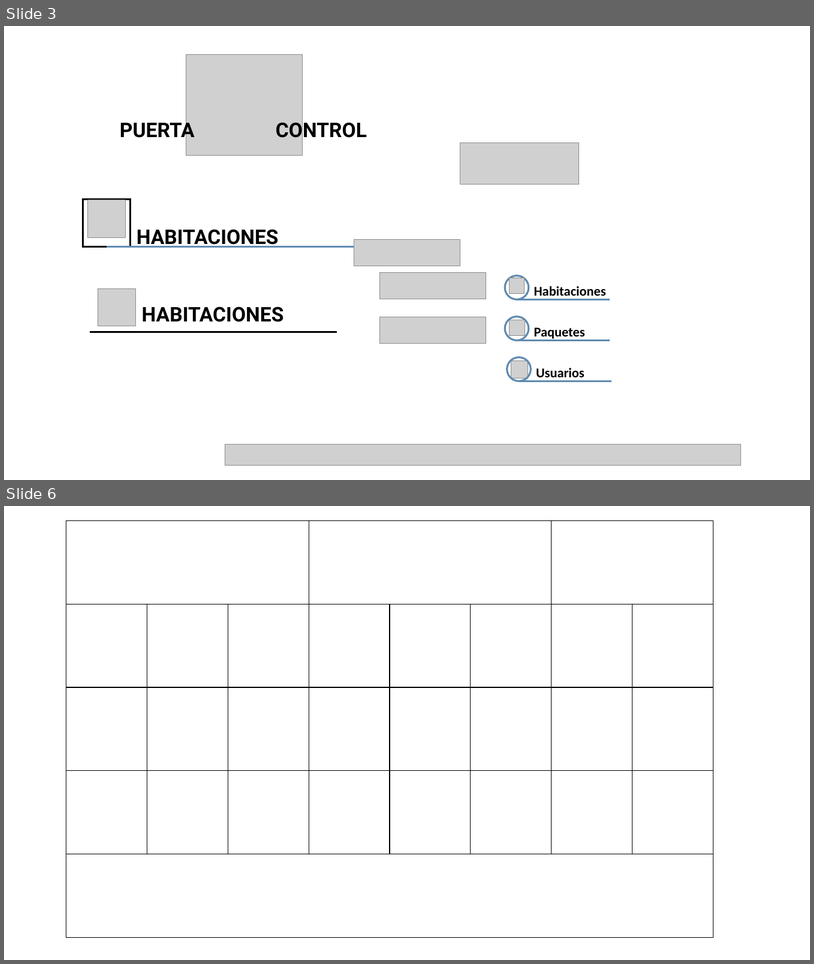
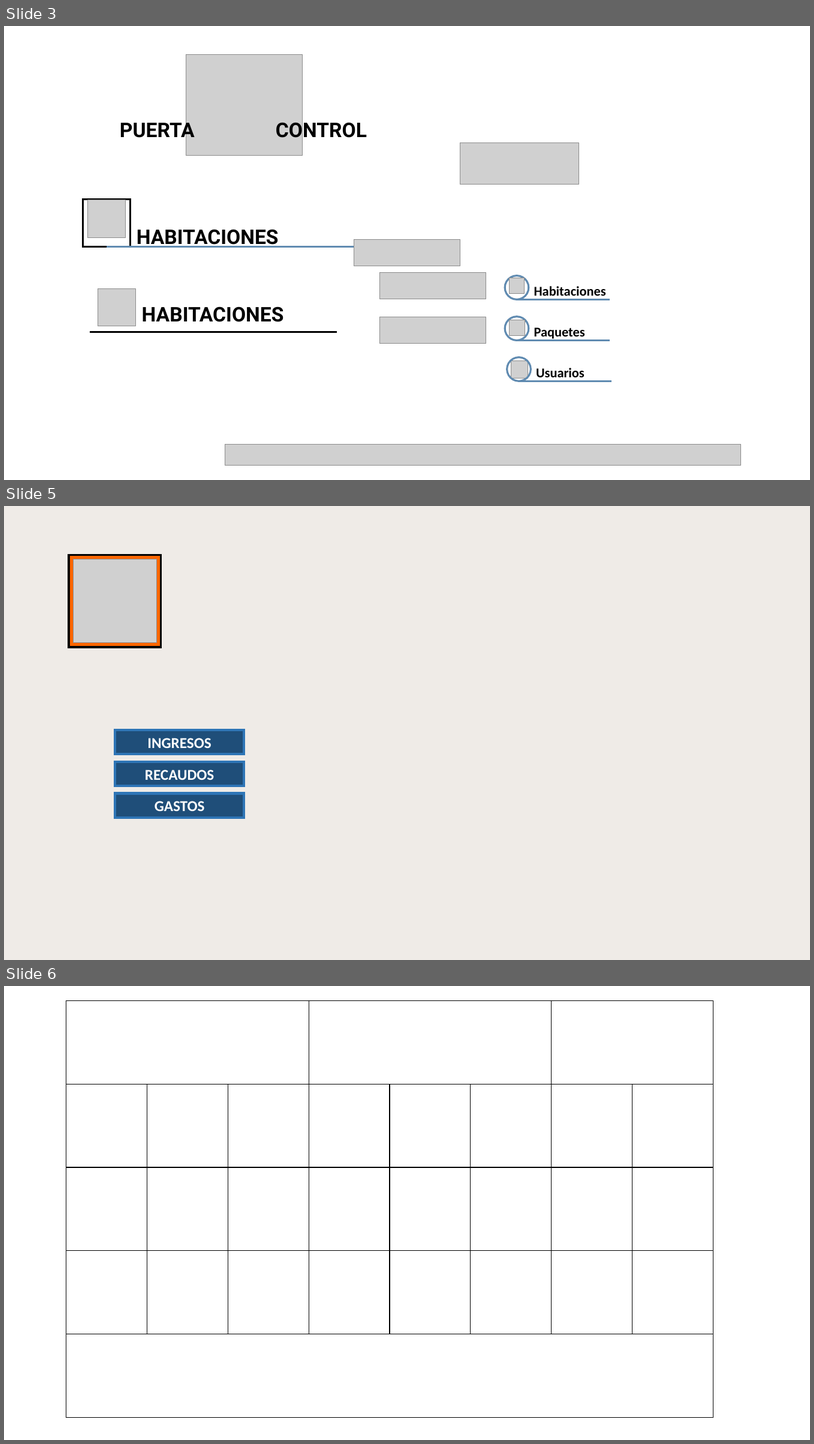
Before and after one commit to edisonude/puertacontrol, a slide deck: doc/designs.pptx. Shown one above the other, each under a label of ours: slides 3 and 6 before the commit, slides 3, 5 and 6 after it; the slides between them are not shown. The pictures are 814x964 and 814x1444 pixels, drawn with LibreOffice and Linux fonts; fonts in the diff are those of the drawing; grey boxes stand for pictures. Boxes give left, top, right and bottom in pixels: in the first picture for what was removed or moved away, otherwise in the second. Text is boxed around its words. In the diff, an @@ line names an element or a change of style, - is before the commit and + after.

```diff
--- a/doc/designs.pptx
+++ b/doc/designs.pptx
@@ slide 5 added at [4, 506, 810, 960], background #EFEBE7 @@
@@ rectangle added at [69, 555, 161, 647], fill #FF6600, outline #000000 2.25 pt @@
@@ picture added at [73, 559, 156, 643] @@
@@ rectangle added at [115, 730, 244, 754], fill #1F4E79, outline #2E75B6 3 pt, 18 pt, text #FFFFFF, bold @@
+INGRESOS
@@ rectangle added at [115, 761, 244, 786], fill #1F4E79, outline #2E75B6 3 pt, 18 pt, text #FFFFFF, bold @@
+RECAUDOS
@@ rectangle added at [115, 793, 244, 817], fill #1F4E79, outline #2E75B6 3 pt, 18 pt, text #FFFFFF, bold @@
+GASTOS
```
Also in this commit, not shown: 1 slide changed, 1 slide removed, 9 other files.
